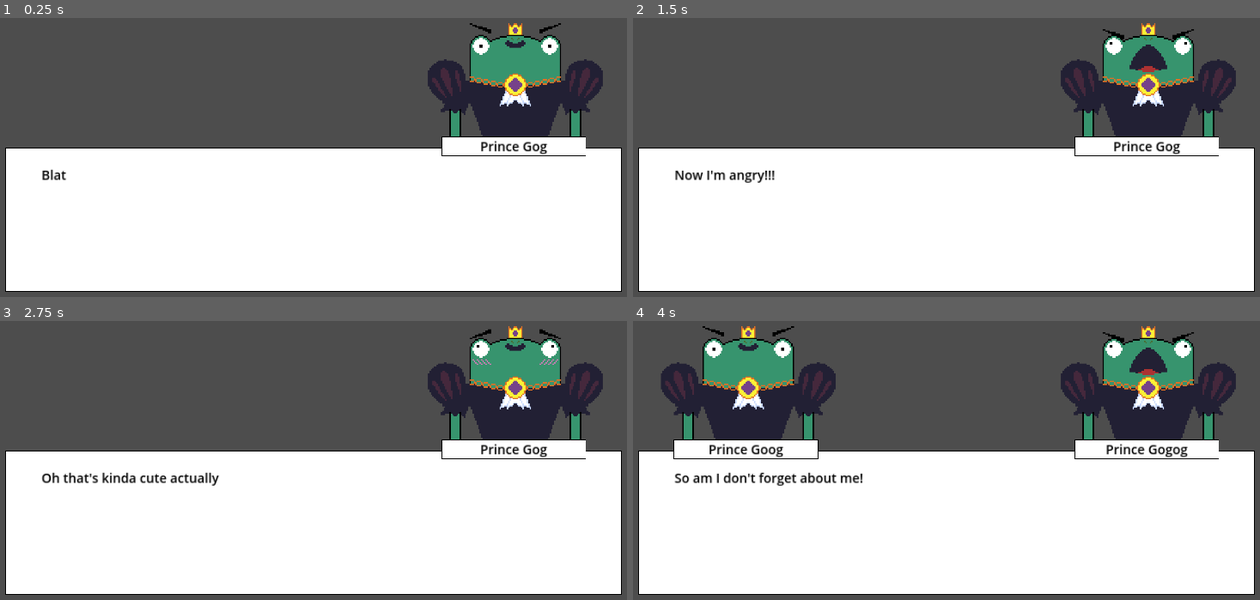
Above: before the commit, frames 1-4 (two rows, left to right).
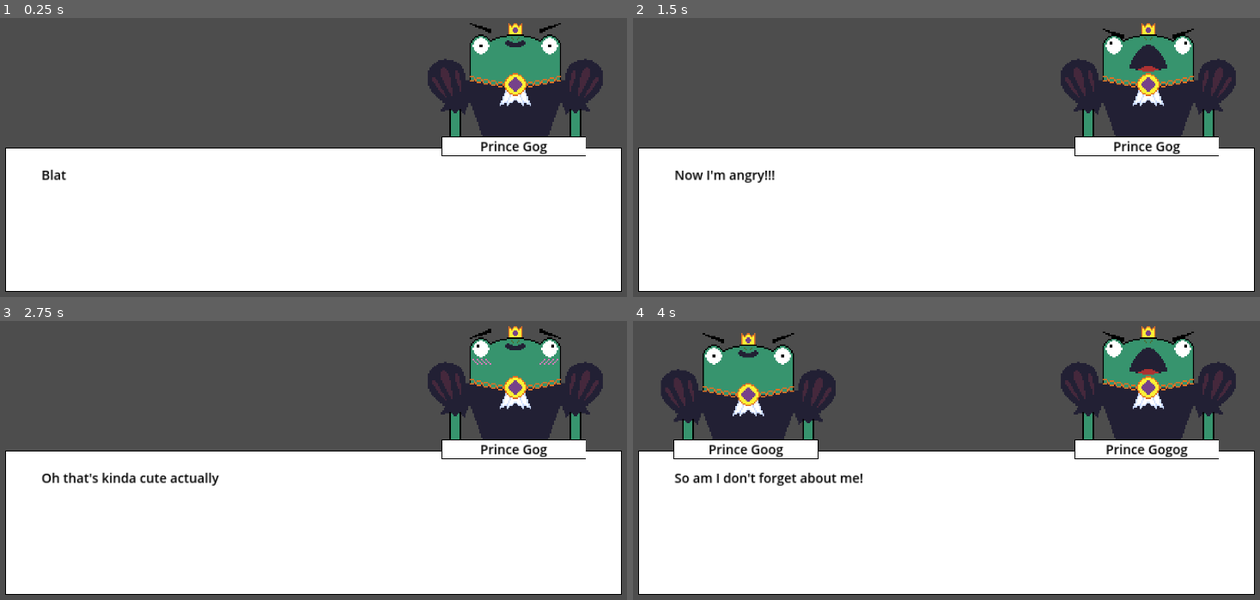
Above: after the commit, the same moments.

Repository: macpheedj/gmtk23
Game: Godot game, scene res://conversation.tscn
Same seed, same stepped clock (60 frames per second), same inputs: the game is played once before the commit and once after it. This scene is started directly instead of the project's main scene.
Inputs:
- Up to frame 1 (0.25 s): no input
- Up to frame 2 (1.5 s): tap Enter (text_advance) at 0.5, 0.6, 1.35 s
- Up to frame 3 (2.75 s): tap Space at 2 s; tap Enter (text_advance) at 2.1 s
- Up to frame 4 (4 s): tap Enter (text_advance) at 2.75, 2.85, 3.6 s; tap Space at 3.5 s

The runs differ from the first frame. In frame 1, 0.3% of the frame differs, in the area x 68-97%, y 2-34%; in frame 2, 0.3%; in frame 3, 0.3%; in frame 4, 3.2%, in the area x 4-97%, y 1-43%.

Commit message:
portraits move as they talk

Diff:
--- a/conversation.gd
+++ b/conversation.gd
@@ -47,9 +47,13 @@
 func isFinishedTyping() -> bool:
 	return $SpeechBorder/SpeechBG/Speech.visible_characters >= $SpeechBorder/SpeechBG/Speech.text.length()
 
+
 func displayNextMessage():
 	var dialogue = dialogues[dialogueIndex]
 	var portrait = load("res://assets/" + dialogue.portrait + ".png")
+
+	print("speaker name: " + dialogue.speaker)
+	print("index: " + str(speakers.find(dialogue.speaker)))
 
 	if speakers.find(dialogue.speaker) % 2 == 0:
 		$SpeakerPortraitR.set_texture(portrait)
@@ -57,12 +61,21 @@
 		$SpeechBorder/SpeechBG/Speech.visible_characters = 0
 		$SpeechBorder/SpeechBG/Speech.text = dialogue.message
 		$SpeakerBorderR/SpeakerBGR/SpeakerR.text = "[center]" + dialogue.speaker + "[/center]"
+
+		if $SpeakerPortraitR.position.y != 390:
+			$SpeakerPortraitR.position.y = 390
+			$SpeakerPortraitL.position.y = 410
+
 	else:
 		$SpeakerPortraitL.set_texture(portrait)
 		$SpeakerBorderL.visible = true
 		$SpeechBorder/SpeechBG/Speech.visible_characters = 0
 		$SpeechBorder/SpeechBG/Speech.text = dialogue.message
 		$SpeakerBorderL/SpeakerBGL/SpeakerL.text = "[center]" + dialogue.speaker + "[/center]"
+
+		if $SpeakerPortraitL.position.y != 390:
+			$SpeakerPortraitL.position.y = 390
+			$SpeakerPortraitR.position.y = 410
 
 	if $TypeTimer.is_stopped():
 		$TypeTimer.start()
--- a/conversation.tscn
+++ b/conversation.tscn
@@ -4,6 +4,12 @@
 
 [node name="Conversation" type="Node2D"]
 script = ExtResource("1_mfhgd")
+
+[node name="SpeakerPortraitR" type="Sprite2D" parent="."]
+position = Vector2(1524, 410)
+
+[node name="SpeakerPortraitL" type="Sprite2D" parent="."]
+position = Vector2(406, 410)
 
 [node name="SpeechBorder" type="ColorRect" parent="."]
 offset_left = 98.0
@@ -31,12 +37,6 @@
 text = "test dialogue"
 visible_characters = 0
 visible_ratio = 0.0
-
-[node name="SpeakerPortraitR" type="Sprite2D" parent="."]
-position = Vector2(1524, 391)
-
-[node name="SpeakerPortraitL" type="Sprite2D" parent="."]
-position = Vector2(406, 391)
 
 [node name="SpeakerBorderR" type="ColorRect" parent="."]
 visible = false
